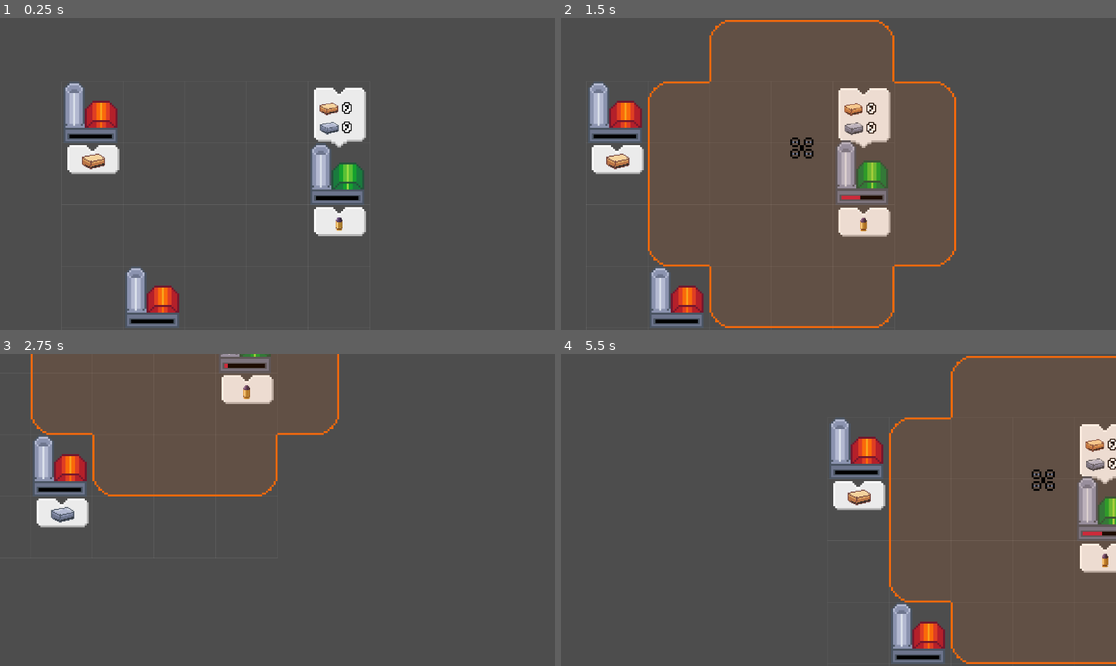
Above: before the commit, frames 1-4 (two rows, left to right).
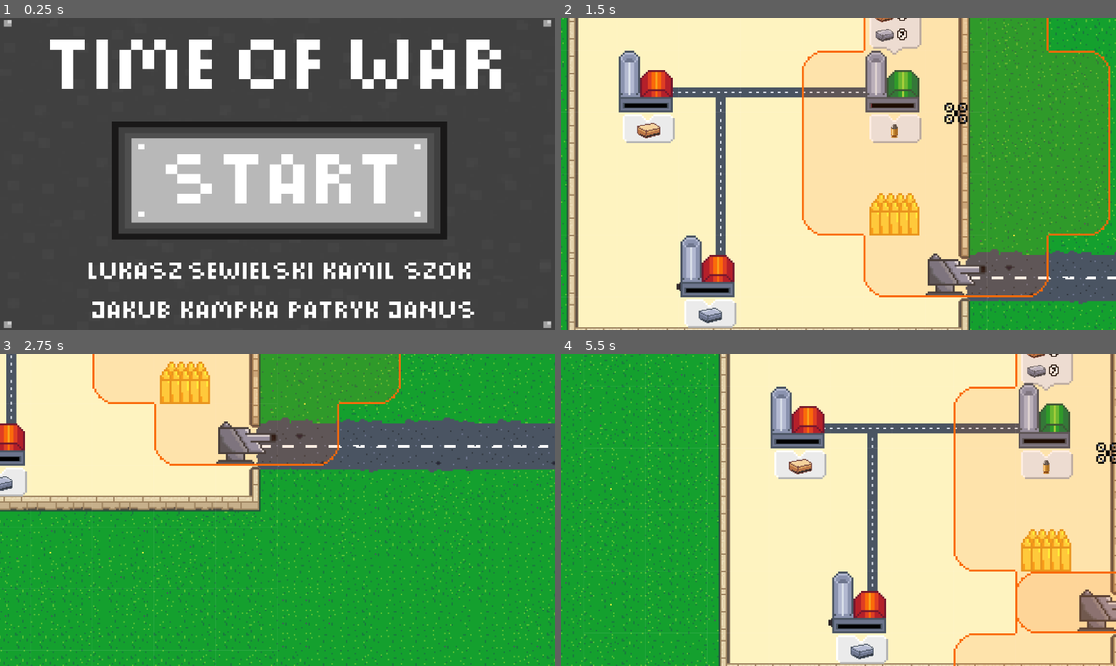
Above: after the commit, the same moments.

Repository: ZimtSnad/nauvis-enjoyers-bit-festival-2025
Game: Godot game, scene res://scenes/mainmenu.tscn
Same seed, same stepped clock (60 frames per second), same inputs: the game is played once before the commit and once after it. Before the commit the project starts from res://main.tscn.
Inputs (mouse positions are in pixels of both pictures, inside the frame that each line leads up to):
- Up to frame 1 (0.25 s): no input
- Up to frame 2 (1.5 s): click (838, 180) at 0.5 s, where only the run after the commit has a clickable "Start"; move the mouse to (960, 158) at 1.27 s; hold D (right) from 1.28 s (still down); click (960, 158) at 1.42 s
- Up to frame 3 (2.75 s): move the mouse to (166, 525) at 2.02 s; release D (right) at 2.03 s; hold S (down) from 2.03 s (still down)
- Up to frame 4 (5.5 s): move the mouse to (894, 441) at 2.77 s; release S (down) at 2.78 s; hold D (right) 2.78-3.53 s; move the mouse to (810, 572) at 3.52 s; hold W (up) 3.53-4.28 s; click (810, 572) at 3.67 s; move the mouse to (1005, 556) at 4.27 s; hold A (left) from 4.28 s (still down); move the mouse to (672, 463) at 5.02 s

The runs differ from the first frame. In frame 1, 32% of the frame differs, in the area x 0-100%, y 0-100%; in frame 2, 95%; in frame 3, 92%; in frame 4, 98%.

Commit message:
Added transitions between levels

Diff:
--- a/level/EpicLevel1.tscn
+++ b/level/EpicLevel1.tscn
@@ -1,11 +1,12 @@
-[gd_scene load_steps=18 format=4 uid="uid://b6sm8ed66bc18"]
-
+[gd_scene load_steps=19 format=4 uid="uid://b6sm8ed66bc18"]
+
+[ext_resource type="Script" uid="uid://s0uuvylph86i" path="res://scripts/epic_level_1.gd" id="1_lf26m"]
 [ext_resource type="PackedScene" uid="uid://c434tec7m0enm" path="res://scenes/generator.tscn" id="1_qvcdn"]
-[ext_resource type="Texture2D" uid="uid://evl5kcwens5j" path="res://assets/sprites/Copper.png" id="2_lf26m"]
 [ext_resource type="PackedScene" uid="uid://56yqfxdkyu6l" path="res://scenes/2_to_1_crafter.tscn" id="3_xg7oi"]
-[ext_resource type="Texture2D" uid="uid://bip1u1a0l7rnb" path="res://assets/sprites/Iron.png" id="4_8jgv6"]
-[ext_resource type="Texture2D" uid="uid://dqw82jd4jcuc4" path="res://assets/sprites/Bullet_Normal_Small.png" id="5_yiukh"]
+[ext_resource type="Texture2D" uid="uid://drqk2demmwvoh" path="res://assets/Sprites/Iron.png" id="4_8jgv6"]
+[ext_resource type="Texture2D" uid="uid://wyc17gam5cdb" path="res://assets/Sprites/Copper.png" id="5_yiukh"]
 [ext_resource type="Script" uid="uid://deb0ftu6wifoa" path="res://scripts/GridManager.gd" id="6_tabh5"]
+[ext_resource type="Texture2D" uid="uid://d2hefuhwr6xa" path="res://assets/Sprites/Bullet_Normal_Small.png" id="6_xg7oi"]
 [ext_resource type="Script" uid="uid://chytpah4f07qp" path="res://scripts/GridDrawer.gd" id="7_snf7q"]
 [ext_resource type="Script" uid="uid://g5vwv3yvhb5w" path="res://scripts/BeaconManager.gd" id="8_huin1"]
 [ext_resource type="PackedScene" uid="uid://dkwoktkvppq71" path="res://scenes/player.tscn" id="9_yuvmd"]
@@ -14,7 +15,7 @@
 [ext_resource type="PackedScene" uid="uid://cpks4hdyftaab" path="res://scenes/enemy.tscn" id="12_0ykyl"]
 [ext_resource type="AudioStream" uid="uid://xjmuwfjxehf6" path="res://assets/audio/bit_fest_music.mp3" id="13_odsyl"]
 [ext_resource type="PackedScene" uid="uid://coqkswiy4vco4" path="res://scenes/ammo_rack.tscn" id="14_siv81"]
-[ext_resource type="Texture2D" uid="uid://c683lsxovcw1p" path="res://assets/sprites/mainTileset.png" id="15_lf26m"]
+[ext_resource type="Texture2D" uid="uid://c683lsxovcw1p" path="res://assets/Sprites/mainTileset.png" id="15_lf26m"]
 
 [sub_resource type="TileSetAtlasSource" id="TileSetAtlasSource_xg7oi"]
 texture = ExtResource("15_lf26m")
@@ -349,20 +350,21 @@
 sources/0 = SubResource("TileSetAtlasSource_xg7oi")
 
 [node name="ShowcaseLevel" type="Node2D"]
+script = ExtResource("1_lf26m")
 
 [node name="Generator" parent="." node_paths=PackedStringArray("beacon_manager") instance=ExtResource("1_qvcdn")]
 position = Vector2(384, 128)
 beacon_manager = NodePath("../BeaconManager")
-output_material_sprite = ExtResource("2_lf26m")
+output_material_sprite = ExtResource("5_yiukh")
 
 [node name="2to1crafter" parent="." node_paths=PackedStringArray("first_generator", "second_generator", "beacon_manager") instance=ExtResource("3_xg7oi")]
 position = Vector2(896, 128)
 first_generator = NodePath("../Generator")
 second_generator = NodePath("../Generator2")
 beacon_manager = NodePath("../BeaconManager")
-item1_sprite = ExtResource("2_lf26m")
+item1_sprite = ExtResource("5_yiukh")
 item2_sprite = ExtResource("4_8jgv6")
-item_output_sprite = ExtResource("5_yiukh")
+item_output_sprite = ExtResource("6_xg7oi")
 
 [node name="Generator2" parent="." node_paths=PackedStringArray("beacon_manager") instance=ExtResource("1_qvcdn")]
 position = Vector2(512, 512)
--- a/level/EpicLevel2.tscn
+++ b/level/EpicLevel2.tscn
@@ -1,10 +1,11 @@
-[gd_scene load_steps=20 format=4 uid="uid://bba5ltuadarx7"]
+[gd_scene load_steps=21 format=4 uid="uid://bba5ltuadarx7"]
 
 [ext_resource type="PackedScene" uid="uid://c434tec7m0enm" path="res://scenes/generator.tscn" id="1_fvxfm"]
-[ext_resource type="Texture2D" uid="uid://q0pxb1yhji2j" path="res://assets/sprites/Copper.png" id="2_y53g1"]
+[ext_resource type="Script" uid="uid://bu3552b5ankdo" path="res://scripts/epic_level_2.gd" id="1_ummr2"]
+[ext_resource type="Texture2D" uid="uid://wyc17gam5cdb" path="res://assets/Sprites/Copper.png" id="2_y53g1"]
 [ext_resource type="PackedScene" uid="uid://56yqfxdkyu6l" path="res://scenes/2_to_1_crafter.tscn" id="3_7bf6d"]
-[ext_resource type="Texture2D" uid="uid://bovt5hsus0mfb" path="res://assets/sprites/Iron.png" id="4_ummr2"]
-[ext_resource type="Texture2D" uid="uid://ci7qai8pcgw83" path="res://assets/sprites/Bullet_Normal_Small.png" id="5_7io0v"]
+[ext_resource type="Texture2D" uid="uid://drqk2demmwvoh" path="res://assets/Sprites/Iron.png" id="4_ummr2"]
+[ext_resource type="Texture2D" uid="uid://c0c6730fmcptu" path="res://assets/sprites/bullet/LIGHT_NONE_BULLET.png" id="5_7io0v"]
 [ext_resource type="Script" uid="uid://deb0ftu6wifoa" path="res://scripts/GridManager.gd" id="6_6uwqw"]
 [ext_resource type="Script" uid="uid://chytpah4f07qp" path="res://scripts/GridDrawer.gd" id="7_8k622"]
 [ext_resource type="Script" uid="uid://g5vwv3yvhb5w" path="res://scripts/BeaconManager.gd" id="8_xxm73"]
@@ -369,6 +370,7 @@
 sources/0 = SubResource("TileSetAtlasSource_7bf6d")
 
 [node name="ShowcaseLevel" type="Node2D"]
+script = ExtResource("1_ummr2")
 
 [node name="Generator" parent="." node_paths=PackedStringArray("beacon_manager") instance=ExtResource("1_fvxfm")]
 position = Vector2(387, 2)
--- a/level/EpicLevel3.tscn
+++ b/level/EpicLevel3.tscn
@@ -1,10 +1,10 @@
 [gd_scene load_steps=22 format=4 uid="uid://dsketypiacenj"]
 
 [ext_resource type="PackedScene" uid="uid://c434tec7m0enm" path="res://scenes/generator.tscn" id="1_r7a0a"]
-[ext_resource type="Texture2D" uid="uid://q0pxb1yhji2j" path="res://assets/sprites/Copper.png" id="2_liwde"]
+[ext_resource type="Script" uid="uid://heeqbjuvyniw" path="res://scripts/epic_level_3.gd" id="1_utqga"]
 [ext_resource type="PackedScene" uid="uid://56yqfxdkyu6l" path="res://scenes/2_to_1_crafter.tscn" id="3_utqga"]
-[ext_resource type="Texture2D" uid="uid://bovt5hsus0mfb" path="res://assets/sprites/Iron.png" id="4_qgmhf"]
-[ext_resource type="Texture2D" uid="uid://ci7qai8pcgw83" path="res://assets/sprites/Bullet_Normal_Small.png" id="5_4cann"]
+[ext_resource type="Texture2D" uid="uid://drqk2demmwvoh" path="res://assets/Sprites/Iron.png" id="4_qgmhf"]
+[ext_resource type="Texture2D" uid="uid://d2hefuhwr6xa" path="res://assets/Sprites/Bullet_Normal_Small.png" id="5_4cann"]
 [ext_resource type="Script" uid="uid://deb0ftu6wifoa" path="res://scripts/GridManager.gd" id="6_dn2sa"]
 [ext_resource type="Script" uid="uid://chytpah4f07qp" path="res://scripts/GridDrawer.gd" id="7_lu3v2"]
 [ext_resource type="Script" uid="uid://g5vwv3yvhb5w" path="res://scripts/BeaconManager.gd" id="8_qh68a"]
@@ -371,18 +371,19 @@
 sources/0 = SubResource("TileSetAtlasSource_7bf6d")
 
 [node name="ShowcaseLevel" type="Node2D"]
+script = ExtResource("1_utqga")
 
 [node name="Generator" parent="." node_paths=PackedStringArray("beacon_manager") instance=ExtResource("1_r7a0a")]
 position = Vector2(666, 13)
 beacon_manager = NodePath("../BeaconManager")
-output_material_sprite = ExtResource("2_liwde")
+output_material_sprite = ExtResource("18_utqga")
 
 [node name="2to1crafter" parent="." node_paths=PackedStringArray("first_generator", "second_generator", "beacon_manager") instance=ExtResource("3_utqga")]
 position = Vector2(878, 19)
 first_generator = NodePath("../Generator")
 second_generator = NodePath("../Generator2")
 beacon_manager = NodePath("../BeaconManager")
-item1_sprite = ExtResource("2_liwde")
+item1_sprite = ExtResource("18_utqga")
 item2_sprite = ExtResource("4_qgmhf")
 item_output_sprite = ExtResource("5_4cann")
 
--- a/project.godot
+++ b/project.godot
@@ -11,7 +11,7 @@
 [application]
 
 config/name="nauvis-enjoyers-bit-festival-2025"
-run/main_scene="uid://6bqxax7ksi6a"
+run/main_scene="uid://dt42uo5y1eqxe"
 config/features=PackedStringArray("4.5", "GL Compatibility")
 config/icon="res://icon.svg"
 
--- /dev/null
+++ b/scripts/epic_level_1.gd
@@ -0,0 +1,15 @@
+extends Node2D
+
+
+# Called when the node enters the scene tree for the first time.
+func _ready() -> void:
+	pass # Replace with function body.
+
+
+# Called every frame. 'delta' is the elapsed time since the previous frame.
+func _process(delta: float) -> void:
+	var enemy = get_tree().get_nodes_in_group("enemies")
+	if enemy.is_empty():
+		var new_scene = load("res://level/EpicLevel2.tscn")
+		get_tree().change_scene_to_packed(new_scene)
+	pass
--- /dev/null
+++ b/scripts/epic_level_2.gd
@@ -0,0 +1,15 @@
+extends Node2D
+
+
+# Called when the node enters the scene tree for the first time.
+func _ready() -> void:
+	pass # Replace with function body.
+
+
+# Called every frame. 'delta' is the elapsed time since the previous frame.
+func _process(delta: float) -> void:
+	var enemy = get_tree().get_nodes_in_group("enemies")
+	if enemy.is_empty():
+		var new_scene = load("res://level/EpicLevel3.tscn")
+		get_tree().change_scene_to_packed(new_scene)
+	pass
--- /dev/null
+++ b/scripts/epic_level_3.gd
@@ -0,0 +1,15 @@
+extends Node2D
+
+
+# Called when the node enters the scene tree for the first time.
+func _ready() -> void:
+	pass # Replace with function body.
+
+
+# Called every frame. 'delta' is the elapsed time since the previous frame.
+func _process(delta: float) -> void:
+	var enemy = get_tree().get_nodes_in_group("enemies")
+	if enemy.is_empty():
+		var new_scene = load("res://scenes/endscreen.tscn")
+		get_tree().change_scene_to_packed(new_scene)
+	pass
Not shown: 1 places in level/EpicLevel2.tscn that only renumber resources
Not shown: 1 places in level/EpicLevel3.tscn that only renumber resources
Not shown, added: scripts/epic_level_1.gd.uid
Not shown, added: scripts/epic_level_2.gd.uid
Not shown, added: scripts/epic_level_3.gd.uid
